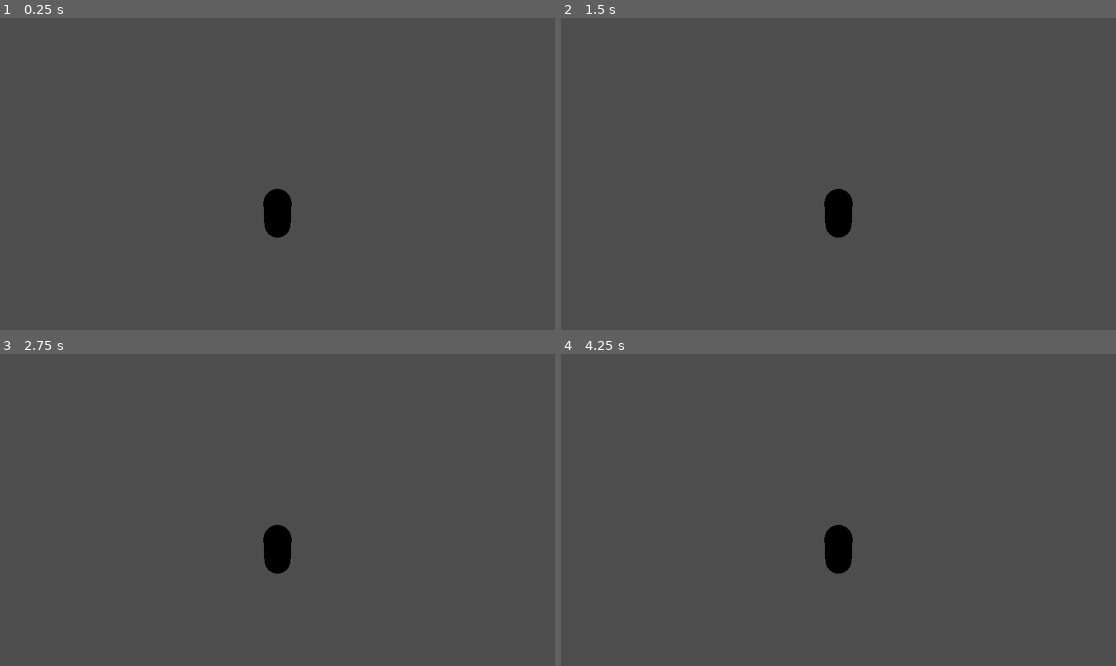
Above: before the commit, frames 1-4 (two rows, left to right).
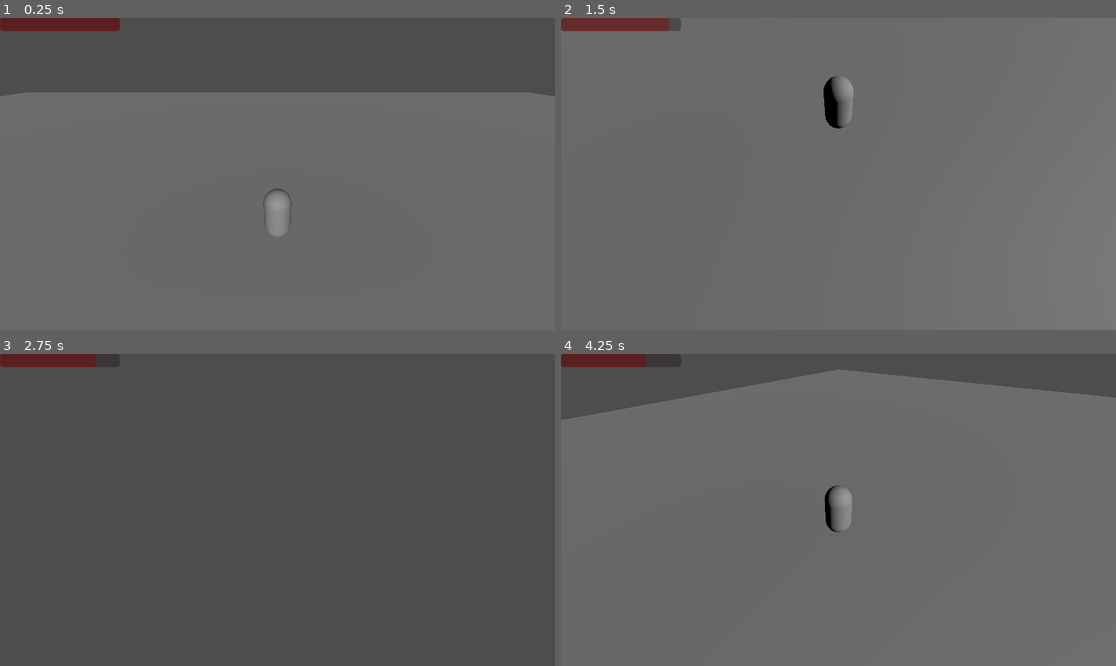
Above: after the commit, the same moments.

Repository: MikaelVV/Fortuna
Game: Godot game, scene res://Scenes/Main01.tscn
The game is run twice, just before and just after one commit, with the same random seed, the same clock (stepped at 60 frames per second) and the same inputs.
Inputs (mouse positions are in pixels of both pictures, inside the frame that each line leads up to):
- Up to frame 1 (0.25 s): no input
- Up to frame 2 (1.5 s): tap Enter (ui_accept) at 0.5, 0.6, 0.77, 1.07, 1.25, 1.35 s; move the mouse to (960, 158) at 0.52 s; click (960, 158) at 0.67 s; move the mouse to (727, 189) at 1.27 s; click (727, 189) at 1.42 s
- Up to frame 3 (2.75 s): tap Enter (ui_accept) at 1.52, 1.82, 2.1 s; move the mouse to (333, 441) at 2.02 s; click (333, 441) at 2.17 s
- Up to frame 4 (4.25 s): tap Enter (ui_accept) at 2.75, 2.85, 3.02, 3.32, 3.6, 3.77, 4.07 s; move the mouse to (810, 572) at 2.77 s; click (810, 572) at 2.92 s; move the mouse to (1005, 556) at 3.52 s; click (1005, 556) at 3.67 s

The runs differ from the first frame. In frame 1, 77% of the frame differs, in the area x 0-100%, y 0-100%; in frame 2, 100%; in frame 3, 1.4%; in frame 4, 89%.

Commit message:
Programming player, main menu and options menu functions

Diff:
--- a/Scenes/Main01.tscn
+++ b/Scenes/Main01.tscn
@@ -1,7 +1,24 @@
-[gd_scene load_steps=2 format=3 uid="uid://kwqale4t5srm"]
+[gd_scene load_steps=4 format=3 uid="uid://kwqale4t5srm"]
 
 [ext_resource type="PackedScene" uid="uid://dm3mv3bm00ji" path="res://Scenes/player.tscn" id="1_4nac1"]
+[ext_resource type="Script" path="res://Scripts/PlayerController.gd" id="2_t7bqj"]
+
+[sub_resource type="BoxShape3D" id="BoxShape3D_fjroh"]
 
 [node name="Main01" type="Node3D"]
 
 [node name="Player" parent="." instance=ExtResource("1_4nac1")]
+transform = Transform3D(1, 0, 0, 0, 1, 0, 0, 0, 1, 0, 0.870371, 0)
+script = ExtResource("2_t7bqj")
+
+[node name="DirectionalLight3D" type="DirectionalLight3D" parent="."]
+transform = Transform3D(1, 0, 0, 0, 0.87451, 0.485008, 0, -0.485008, 0.87451, 0, 23.4912, 30.2568)
+
+[node name="Ground" type="StaticBody3D" parent="."]
+transform = Transform3D(4.85507, 0, 0, 0, 1, 0, 0, 0, 2.41136, 0, 0, 0)
+
+[node name="CollisionShape3D" type="CollisionShape3D" parent="Ground"]
+shape = SubResource("BoxShape3D_fjroh")
+
+[node name="CSGBox3D" type="CSGBox3D" parent="Ground"]
+transform = Transform3D(20, 0, 0, 0, 1, 0, 0, 0, 30, 0, 0, 0)
--- a/Scenes/MainMenu.tscn
+++ b/Scenes/MainMenu.tscn
@@ -1,3 +1,37 @@
-[gd_scene format=3 uid="uid://c5nmsl4heny0u"]
+[gd_scene load_steps=2 format=3 uid="uid://c5nmsl4heny0u"]
+
+[ext_resource type="Script" path="res://Scripts/MainMenuController.gd" id="1_53wjw"]
 
 [node name="MainMenu" type="Node2D"]
+
+[node name="Camera2D" type="Camera2D" parent="."]
+
+[node name="Buttons" type="Node2D" parent="."]
+
+[node name="StartButton" type="Button" parent="Buttons"]
+offset_left = -44.0
+offset_top = -17.0
+offset_right = 52.0
+offset_bottom = 14.0
+text = "Start Game"
+script = ExtResource("1_53wjw")
+
+[node name="OptionsButton" type="Button" parent="Buttons"]
+offset_left = -44.0
+offset_top = 25.0
+offset_right = 52.0
+offset_bottom = 56.0
+text = "Options"
+script = ExtResource("1_53wjw")
+
+[node name="QuitButton" type="Button" parent="Buttons"]
+offset_left = -44.0
+offset_top = 65.0
+offset_right = 52.0
+offset_bottom = 96.0
+text = "Quit"
+script = ExtResource("1_53wjw")
+
+[connection signal="pressed" from="Buttons/StartButton" to="Buttons/StartButton" method="_on_pressed"]
+[connection signal="pressed" from="Buttons/OptionsButton" to="Buttons/StartButton" method="_on_options_button_pressed"]
+[connection signal="pressed" from="Buttons/QuitButton" to="Buttons/StartButton" method="_on_quit_button_pressed"]
--- a/Scenes/player.tscn
+++ b/Scenes/player.tscn
@@ -1,16 +1,24 @@
-[gd_scene load_steps=3 format=3 uid="uid://dm3mv3bm00ji"]
+[gd_scene load_steps=4 format=3 uid="uid://dm3mv3bm00ji"]
+
+[ext_resource type="Script" path="res://Scripts/PlayerController.gd" id="1_w5dkv"]
 
 [sub_resource type="CapsuleMesh" id="CapsuleMesh_2wv4f"]
 
 [sub_resource type="CapsuleShape3D" id="CapsuleShape3D_5tnka"]
 
 [node name="Player" type="CharacterBody3D"]
+script = ExtResource("1_w5dkv")
 
 [node name="Pivot" type="Node3D" parent="."]
 transform = Transform3D(1, 0, 0, 0, 1, 0, 0, 0, 1, 0, 0.859997, 0)
 
 [node name="Camera3D" type="Camera3D" parent="Pivot"]
 transform = Transform3D(1, 0, 0, 0, 0.866025, 0.5, 0, -0.5, 0.866025, 0, 5.02109, 5.76235)
+
+[node name="HealthBar" type="ProgressBar" parent="Pivot/Camera3D"]
+offset_right = 249.0
+offset_bottom = 27.0
+show_percentage = false
 
 [node name="MeshInstance3D" type="MeshInstance3D" parent="."]
 transform = Transform3D(1, 0, 0, 0, 1, 0, 0, 0, 1, 0, 0.859997, 0)
--- /dev/null
+++ b/Scripts/MainMenuController.gd
@@ -0,0 +1,15 @@
+extends Node
+
+
+
+
+func _on_pressed() -> void:
+	get_tree().change_scene_to_file("res://Scenes/Main01.tscn")
+
+
+func _on_options_button_pressed() -> void:
+	pass # Replace with function body.
+
+
+func _on_quit_button_pressed() -> void:
+	get_tree().quit()
--- /dev/null
+++ b/Scripts/PauseMenuController.gd
@@ -0,0 +1 @@
+extends Node
--- a/Scripts/PlayerController.gd
+++ b/Scripts/PlayerController.gd
@@ -1 +1,115 @@
-extends Node
+class_name player
+
+extends CharacterBody3D
+
+signal health_updated(health)
+signal killed
+signal taking_damage
+
+
+var paused = false
+
+@export var amount = 10
+
+@export var max_health = 100
+@export var SPEED = 10
+@export var JUMP_VELOCITY = 6
+
+# Määritellään pelaajan health, pivot ja camera variablet.
+@onready var health = max_health : set = _set_health
+@onready var HealthBar := $Pivot/Camera3D/HealthBar
+@onready var pivot := $Pivot
+@onready var camera := $Pivot/Camera3D
+@onready var pause_menu := $Pivot/Camera3D/PauseMenu
+@onready var body := $MeshInstance3D
+# Haetaan painovoima projekti asetuksista.
+var gravity = ProjectSettings.get_setting("physics/3d/default_gravity")
+
+func _ready() -> void:
+	HealthBar.max_value = max_health
+	_set_heatlhbar()
+
+# Function "kuuntelee" kaikkia inputteja, joka tässä tapauksessa on hiiri.
+# ja määrittelee hiiren liikkuvuuden kameran kanssa.
+func _unhandled_input(event: InputEvent) -> void:
+	if event is InputEventMouseButton:
+		Input.set_mouse_mode(Input.MOUSE_MODE_CAPTURED)
+	if Input.get_mouse_mode() == Input.MOUSE_MODE_CAPTURED:
+		if event is InputEventMouseMotion: # Alla määrittellään hiiren herkkyys.
+			pivot.rotate_y(-event.relative.x * 0.01)
+			camera.rotate_x(-event.relative.y * 0.01)
+			camera.rotation.x = clamp(camera.rotation.x, deg_to_rad(-60), deg_to_rad(60)) # Tässä limitoidaan pelaajan kameran rotaatiota, että pelaaja ei voi katsoa 360 astetta ympäri.
+	if event.is_action_pressed("pause"): # ui_cancel tarkoittaa Esc näppäintä.
+		pauseGame()
+		#Input.set_mouse_mode(Input.MOUSE_MODE_VISIBLE)
+
+func _physics_process(delta) -> void:
+	# Määritellään pelaajan painovoima.
+	if not is_on_floor():
+		velocity.y -= gravity * delta
+
+	if Input.is_action_just_pressed("ui_accept") and is_on_floor():
+		velocity.y = JUMP_VELOCITY
+		damage()
+
+	# Määritellään pelaajan suunta inputit. Näitä voi lisäillä, kun menee Project -> Project Settings ja Input Map.
+	var input_dir = Input.get_vector("move_left", "move_right", "move_forward", "move_back")
+	var direction = (pivot.transform.basis * Vector3(input_dir.x, 0, input_dir.y)).normalized()
+	if direction:
+		velocity.x = direction.x * SPEED
+		velocity.z = direction.z * SPEED
+	else:
+		velocity.x = move_toward(velocity.x, 0, SPEED)
+		velocity.z = move_toward(velocity.z, 0, SPEED)
+
+	move_and_slide()
+
+
+#Pelaaja ottaa vahinkoa kun osuu collideriin samas layeris kun vihollinen
+func _on_area_3d_body_entered(body : Node3D):
+	if body.is_in_group("enemy"):
+		print ("Otin vahinkoa.")
+	taking_damage.emit()
+	_set_health(health - amount)
+	_set_heatlhbar()
+
+
+
+#Määritellään pelaajan ottama damagen määrä.
+func damage() -> void:
+	taking_damage.emit()
+	_set_health(health - amount)
+	_set_heatlhbar()
+
+#Nimensä mukainen funktio. Tässä toteutetaan kaikki logiikka, jolla pelaaja tuhotaan.
+func kill_player():
+	#killed.emit()
+	print("Kuolit!")
+	#queue_free()
+	body.visible = false
+
+
+# Tässä funktiossa määrittellään pelaajan nykyinen ja edellinen health value. Myös toteutetaan kill_player funktio, jos pelaajan health value on 0.
+func _set_health(value):
+	var prev_health = health
+	health = clamp(value, 0, max_health)
+	if health != prev_health:
+		emit_signal("health_updated", health)
+		if health == 0:
+			kill_player()
+
+# Asettaa Healthbarin värin ja määrittää sille valuen.
+func _set_heatlhbar() -> void:
+	HealthBar.modulate = Color.DARK_RED
+	HealthBar.value = health
+
+
+func pauseGame():
+	if paused:
+		Input.set_mouse_mode(Input.MOUSE_MODE_CAPTURED)
+		pause_menu.hide()
+		get_tree().paused = false
+	else:
+		Input.set_mouse_mode(Input.MOUSE_MODE_VISIBLE)
+		get_tree().paused = true
+		pause_menu.show()
